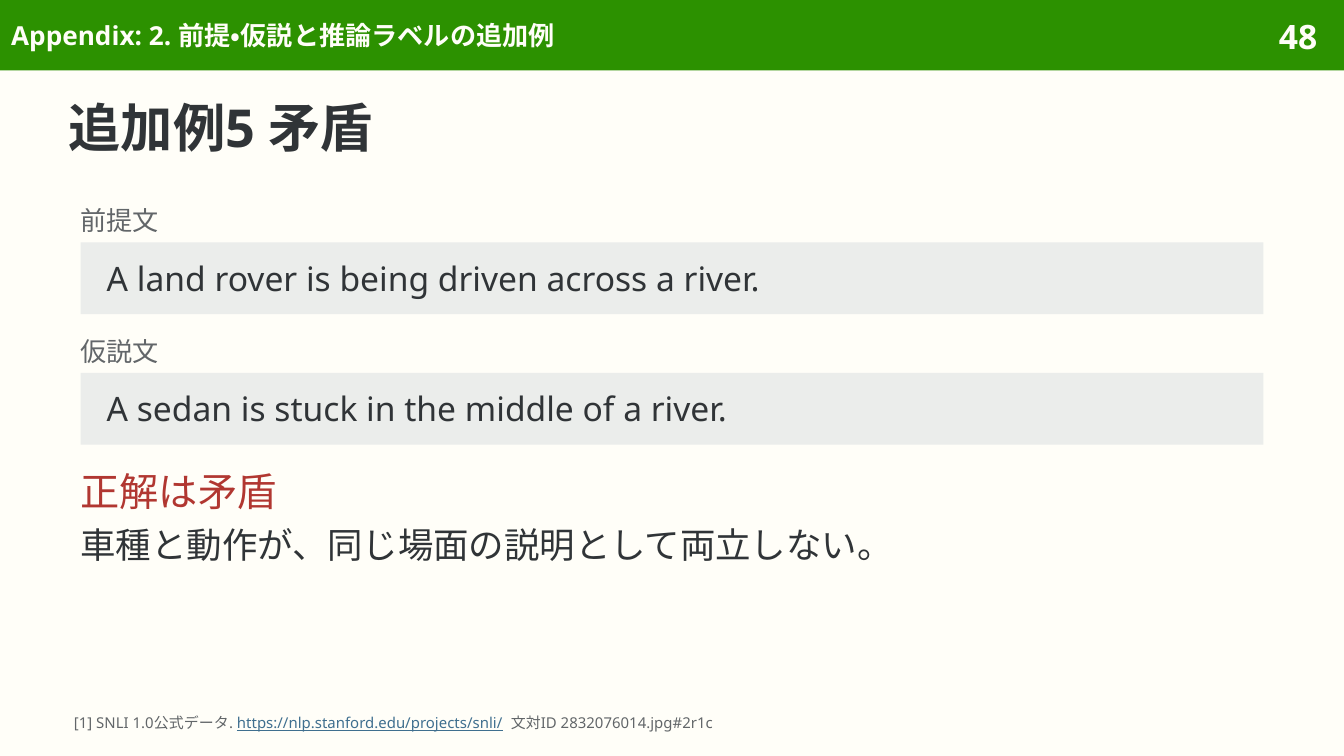
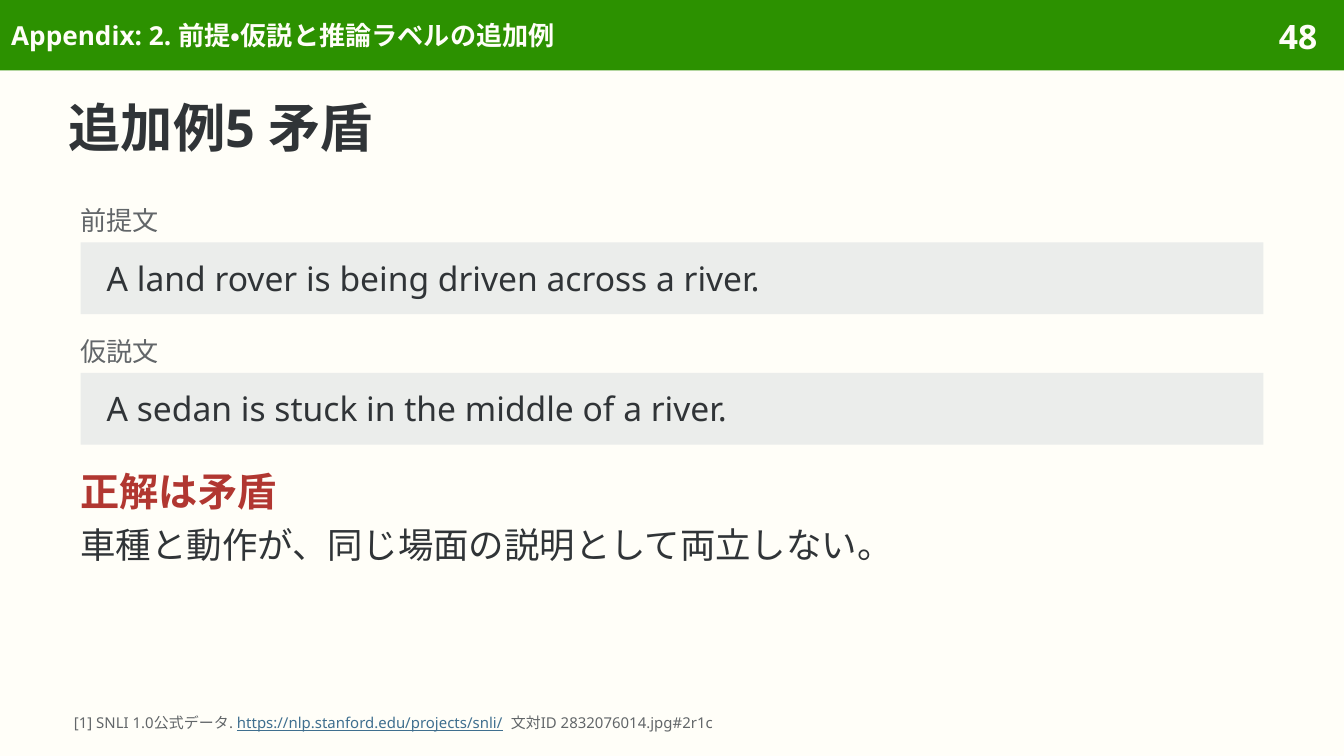
Before and after one commit to sasakiy84/datasets-in-10-minutes, a slide deck: slide 48 of slides/datasets-in-10-minutes-snli.pptx. Drawn at 1344x756 pixels with LibreOffice and Linux fonts; fonts in the diff are those of the drawing. Boxes give left, top, right and bottom in pixels: in the first picture for what was removed or moved away, otherwise in the second. Text is boxed around its words. In the diff, an @@ line names an element or a change of style, - is before the commit and + after.

```diff
--- a/slides/datasets-in-10-minutes-snli.pptx
+++ b/slides/datasets-in-10-minutes-snli.pptx
@@ text "正解は矛盾" at [81,472,277,510]: bold on @@
```
Also in this commit, not shown: 14 other slides changed, 6 other files.
